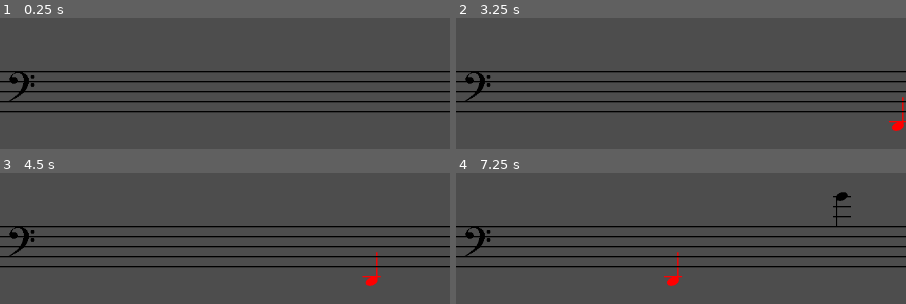
Above: before the commit, frames 1-4 (two rows, left to right).
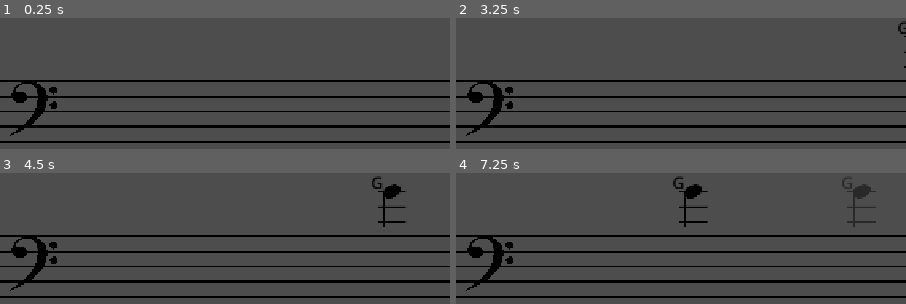
Above: after the commit, the same moments.

Repository: ethanwhall389/note-read
Game: Godot game, scene res://scenes/levels/level01.tscn
Same seed, same stepped clock (60 frames per second), same inputs: the game is played once before the commit and once after it. The project has no main scene, so this scene is started directly.
Inputs:
- Up to frame 1 (0.25 s): no input
- Up to frame 2 (3.25 s): tap Enter at 0.5, 2 s; tap Space at 1.25, 2.75 s
- Up to frame 3 (4.5 s): no input
- Up to frame 4 (7.25 s): no input

The runs differ from the first frame. In frame 1, 9.5% of the frame differs, in the area x 0-100%, y 40-96%; in frame 2, 9.8%; in frame 3, 10%; in frame 4, 11%, in the area x 0-100%, y 2-96%.

Commit message:
notes fade before destruction

Diff:
--- a/new-game-project/assets/art/note/ledger-line.svg
+++ b/new-game-project/assets/art/note/ledger-line.svg
@@ -1,5 +1,5 @@
 <?xml version="1.0" encoding="UTF-8"?>
-<svg id="Layer_1" xmlns="http://www.w3.org/2000/svg" version="1.1" viewBox="0 0 98.8 5">
+<svg id="Layer_1" xmlns="http://www.w3.org/2000/svg" version="1.1" viewBox="0 0 167.8 13.7">
   <!-- Generator: Adobe Illustrator 29.1.0, SVG Export Plug-In . SVG Version: 2.1.0 Build 142)  -->
   <defs>
     <style>
@@ -7,9 +7,9 @@
         fill: none;
         stroke: #fff;
         stroke-miterlimit: 10;
-        stroke-width: 5px;
+        stroke-width: 9px;
       }
     </style>
   </defs>
-  <line class="st0" x1="98.8" y1="2.5" y2="2.5"/>
+  <line class="st0" x1="5.3" y1="6.9" x2="162.5" y2="6.9"/>
 </svg>
--- a/new-game-project/assets/art/note/stem.svg
+++ b/new-game-project/assets/art/note/stem.svg
@@ -1,5 +1,5 @@
 <?xml version="1.0" encoding="UTF-8"?>
-<svg id="Layer_1" xmlns="http://www.w3.org/2000/svg" version="1.1" viewBox="0 0 7 156.3">
+<svg id="Layer_1" xmlns="http://www.w3.org/2000/svg" version="1.1" viewBox="0 0 12.4 209.2">
   <!-- Generator: Adobe Illustrator 29.1.0, SVG Export Plug-In . SVG Version: 2.1.0 Build 142)  -->
   <defs>
     <style>
@@ -7,9 +7,9 @@
         fill: none;
         stroke: #fff;
         stroke-miterlimit: 10;
-        stroke-width: 7px;
+        stroke-width: 9px;
       }
     </style>
   </defs>
-  <line class="st0" x1="3.5" y1="156.3" x2="3.5"/>
+  <line class="st0" x1="6.2" y1="198.6" x2="6.2" y2="10.6"/>
 </svg>
--- a/new-game-project/autoload/game_manager.gd
+++ b/new-game-project/autoload/game_manager.gd
@@ -1,8 +1,8 @@
 extends Node
 
-var current_level = 4
+var current_level = 5
 
-const Staff_Line_Height = 8.0
+const Staff_Line_Height = 12.0
 
 const Levels = {
 	1: [{"note": "C1"}, {"note": "D1"}, {"note": "E1"}, {"note": "F1"}, {"note": "G1"}, {"emphasis_indexes": [1]}],
@@ -10,6 +10,7 @@
 	#level 3 for testing all notes
 	3: [{"note": "C1"}, {"note": "D1"}, {"note": "E1"}, {"note": "F1"}, {"note": "G1"}, {"note": "A1"}, {"note": "B1"}, {" …(233 unchanged characters)…
 	4: [{"note": "C1"}, {"note": "D1"}, {"note": "E1"}, {"note": "C3"}, {"note": "D3"}, {"note": "E3"}, {"note": "F3"}, {"note": "G3"}, {"note": "A3"}, {"emphasis_indexes": [1]}],
+	5: [{"note": "G3"}, {"note": "A3"}, {"emphasis_indexes": [1]}],
 }
 
 const Difficulty_Level = {
--- a/new-game-project/entities/note.gd
+++ b/new-game-project/entities/note.gd
@@ -41,10 +41,11 @@
 	# find out if stem is down
 		# if so, move it accordingly
 	if stem_up == true:
-		$Stem.position = Vector2(8.135, -24.38)
+		$Stem.position = Vector2(12.0, -28.0)
 	else:
-		$Stem.position = Vector2(-8.0, 24.0)
+		$Stem.position = Vector2(-12.0, 30.0)
 
+	$Label.text = note_data.name
 
 	"""
 	for child in $LinesCrossThrough.get_children():
@@ -61,6 +62,9 @@
 		main_ledger_offset_y = GameManager.Staff_Line_Height
 	"""
 
-	#var current_x_pos = $LedgerLine02.global_position.x
-	#var current_y_pos = $LedgerLine02.global_position.y
-	#$LedgerLine02.global_position = Vector2(current_x_pos, current_y_pos + (main_ledger_offset_y * ledger_direction))
+func destroy_note() -> void:
+	#fade out
+	var tween = create_tween()
+	tween.tween_property(self, "modulate:a", 0.0, 0.5) #0.5 = duration in seconds
+	#tween_callback fires after the tween finishes
+	tween.tween_callback(queue_free)
--- a/new-game-project/entities/note.tscn
+++ b/new-game-project/entities/note.tscn
@@ -6,18 +6,22 @@
 [ext_resource type="Texture2D" uid="uid://dq1o3vrlwdhu4" path="res://assets/art/note/ledger-line.svg" id="3_tggj4"]
 
 [sub_resource type="CircleShape2D" id="CircleShape2D_4dkrx"]
+radius = 16.0
+
+[sub_resource type="LabelSettings" id="LabelSettings_4dkrx"]
+font_size = 26
 
 [node name="Note" type="CharacterBody2D" unique_id=340446195]
-modulate = Color(0, 0, 0, 1)
+modulate = Color(0.16062862, 0.16062862, 0.16062862, 1)
 script = ExtResource("1_4dkrx")
 
 [node name="NoteHead" type="Sprite2D" parent="." unique_id=1577261905]
 position = Vector2(0.13497162, -0.38000488)
-scale = Vector2(0.29, 0.29)
+scale = Vector2(0.45, 0.45)
 texture = ExtResource("1_gb8vh")
 
 [node name="Stem" type="Sprite2D" parent="." unique_id=1387670507]
-position = Vector2(8.134972, -24.380003)
+position = Vector2(11.999999, -28)
 scale = Vector2(0.29, 0.29)
 texture = ExtResource("2_4dkrx")
 
@@ -31,13 +35,13 @@
 
 [node name="LedgerLine02" type="Sprite2D" parent="LinesCrossThrough" unique_id=526764182]
 visible = false
-position = Vector2(0.355, 16)
+position = Vector2(0.355, 24)
 scale = Vector2(0.29, 0.29)
 texture = ExtResource("3_tggj4")
 
 [node name="LedgerLine03" type="Sprite2D" parent="LinesCrossThrough" unique_id=1118111545]
 visible = false
-position = Vector2(0.355, 32)
+position = Vector2(0.355, 48)
 scale = Vector2(0.29, 0.29)
 texture = ExtResource("3_tggj4")
 
@@ -45,22 +49,32 @@
 
 [node name="LedgerLine01" type="Sprite2D" parent="LinesOffset" unique_id=26759295]
 visible = false
-position = Vector2(0.355, 8)
+position = Vector2(0.35499954, 11)
 scale = Vector2(0.29, 0.29)
 texture = ExtResource("3_tggj4")
 
 [node name="LedgerLine02" type="Sprite2D" parent="LinesOffset" unique_id=2078036374]
 visible = false
-position = Vector2(0.355, 24)
+position = Vector2(0.35499954, 35)
 scale = Vector2(0.29, 0.29)
 texture = ExtResource("3_tggj4")
 
 [node name="LedgerLine03" type="Sprite2D" parent="LinesOffset" unique_id=804189222]
 visible = false
-position = Vector2(0.355, 40)
+position = Vector2(0.35499954, 59)
 scale = Vector2(0.29, 0.29)
 texture = ExtResource("3_tggj4")
 
 [node name="CollisionShape2D" type="CollisionShape2D" parent="." unique_id=1431606688]
 shape = SubResource("CircleShape2D_4dkrx")
 debug_color = Color(0, 0.62218535, 0.55086833, 0.41960785)
+
+[node name="Label" type="Label" parent="." unique_id=1600123325]
+offset_left = -33.0
+offset_top = -32.0
+offset_right = -14.0
+offset_bottom = 4.0
+text = "C"
+label_settings = SubResource("LabelSettings_4dkrx")
+horizontal_alignment = 1
+vertical_alignment = 1
--- a/new-game-project/entities/staff.tscn
+++ b/new-game-project/entities/staff.tscn
@@ -6,35 +6,35 @@
 
 [node name="Line2D" type="Line2D" parent="." unique_id=1553016195]
 position = Vector2(0, 16)
-points = PackedVector2Array(-7, 26, 736, 26)
-width = 1.5
+points = PackedVector2Array(-33, 26, 736, 26)
+width = 3.0
 default_color = Color(0, 0, 0, 1)
 
 [node name="Line2D2" type="Line2D" parent="." unique_id=1743195927]
-position = Vector2(0, 32)
-points = PackedVector2Array(-7, 26, 736, 26)
-width = 1.5
+position = Vector2(0, 40)
+points = PackedVector2Array(-33, 26, 736, 26)
+width = 3.0
 default_color = Color(0, 0, 0, 1)
 
 [node name="Line2D3" type="Line2D" parent="." unique_id=1820725288]
-position = Vector2(0, 48)
-points = PackedVector2Array(-7, 26, 736, 26)
-width = 1.5
+position = Vector2(0, 64)
+points = PackedVector2Array(-34, 26, 736, 26)
+width = 3.0
 default_color = Color(0, 0, 0, 1)
 
 [node name="Line2D4" type="Line2D" parent="." unique_id=1225985279]
-position = Vector2(0, 64)
-points = PackedVector2Array(-7, 26, 736, 26)
-width = 1.5
+position = Vector2(0, 88)
+points = PackedVector2Array(-35, 26, 736, 26)
+width = 3.0
 default_color = Color(0, 0, 0, 1)
 
 [node name="Line2D5" type="Line2D" parent="." unique_id=1291125742]
-position = Vector2(0, 80)
-points = PackedVector2Array(-7, 26, 736, 26)
-width = 1.5
+position = Vector2(0, 112)
+points = PackedVector2Array(-35, 26, 736, 26)
+width = 3.0
 default_color = Color(0, 0, 0, 1)
 
 [node name="BassClef" type="Sprite2D" parent="." unique_id=405360142]
-position = Vector2(34.999996, 66)
-scale = Vector2(0.03, 0.03)
+position = Vector2(38.999996, 85)
+scale = Vector2(0.055, 0.055)
 texture = ExtResource("1_panox")
--- a/new-game-project/project.godot
+++ b/new-game-project/project.godot
@@ -23,6 +23,8 @@
 
 window/size/viewport_width=720
 window/size/viewport_height=1280
+window/stretch/mode="canvas_items"
+window/stretch/aspect="expand"
 
 [file_customization]
 
--- a/new-game-project/scenes/levels/level01.tscn
+++ b/new-game-project/scenes/levels/level01.tscn
@@ -5,12 +5,12 @@
 [ext_resource type="PackedScene" uid="uid://1425knegw2y0" path="res://systems/gameplay_controller.tscn" id="3_g0jr5"]
 
 [sub_resource type="RectangleShape2D" id="RectangleShape2D_g0jr5"]
-size = Vector2(737, 155)
+size = Vector2(808, 324)
 
 [node name="Level01" type="Node2D" unique_id=462609379]
 
 [node name="Spawner" parent="." unique_id=1663377936 node_paths=PackedStringArray("spawn_point") instance=ExtResource("2_i4uh8")]
-position = Vector2(0, 45)
+position = Vector2(16, 61)
 spawn_point = NodePath("../Staff/SpawnPoint")
 
 [node name="Timer" type="Timer" parent="Spawner" unique_id=1694116599]
@@ -18,13 +18,13 @@
 autostart = true
 
 [node name="Staff" parent="." unique_id=210088103 instance=ExtResource("1_g0jr5")]
-position = Vector2(0, 44)
+position = Vector2(16, 60)
 
 [node name="SpawnPoint" type="Node2D" parent="Staff" unique_id=659702277]
-position = Vector2(728, 106)
+position = Vector2(744, 138)
 
 [node name="CollisionShape2D" type="CollisionShape2D" parent="Staff" unique_id=781037761]
-position = Vector2(407.5, 67.5)
+position = Vector2(462, 90)
 shape = SubResource("RectangleShape2D_g0jr5")
 
 [node name="GameplayController" parent="." unique_id=1336935545 node_paths=PackedStringArray("spawner") instance=ExtResource("3_g0jr5")]
--- /dev/null
+++ b/new-game-project/scenes/ui/note_selection_ui.gd
@@ -0,0 +1,6 @@
+extends CanvasLayer
+
+signal  note_selected(note_name: String)
+
+func _on_button_g_pressed() -> void:
+	note_selected.emit("G")
--- /dev/null
+++ b/new-game-project/scenes/ui/note_selection_ui.tscn
@@ -0,0 +1,26 @@
+[gd_scene format=3 uid="uid://c2v0ud36umcml"]
+
+[ext_resource type="Script" uid="uid://b25baoottvr65" path="res://scenes/ui/note_selection_ui.gd" id="1_4tu82"]
+
+[sub_resource type="LabelSettings" id="LabelSettings_keoyt"]
+font_size = 69
+
+[node name="NoteSelectionUi" type="CanvasLayer" unique_id=387254789]
+script = ExtResource("1_4tu82")
+
+[node name="ButtonG" type="Node2D" parent="." unique_id=1418564452]
+position = Vector2(99, 823)
+
+[node name="ButtonG" type="Button" parent="ButtonG" unique_id=1085180663]
+offset_right = 109.0
+offset_bottom = 104.0
+
+[node name="Label" type="Label" parent="ButtonG" unique_id=427933448]
+offset_right = 108.0
+offset_bottom = 107.0
+text = "G"
+label_settings = SubResource("LabelSettings_keoyt")
+horizontal_alignment = 1
+vertical_alignment = 1
+
+[connection signal="pressed" from="ButtonG/ButtonG" to="." method="_on_button_g_pressed"]
--- a/new-game-project/systems/gameplay_controller.gd
+++ b/new-game-project/systems/gameplay_controller.gd
@@ -11,7 +11,7 @@
 
 func _on_note_spawned(note: Node2D, note_data: Dictionary) -> void:
 	spawned_notes.append({"name": note_data.name, "note": note})
-	print("spawned_notes: ", spawned_notes)
+	#print("spawned_notes: ", spawned_notes)
 
 	highlight_current_note()
 
@@ -19,17 +19,18 @@
 
 
 
-func _on_staff_body_exited(body: Node2D) -> void:
+func _on_staff_body_exited(note: Node2D) -> void:
 	print("note exited area")
 	current_note_index += 1
-	body.queue_free()
-	print("current_note_index: ", current_note_index)
+	note.destroy_note()
+	#body.queue_free()
+	#print("current_note_index: ", current_note_index)
 
-	print("current note is now: ", spawned_notes[current_note_index].name)
+	#print("current note is now: ", spawned_notes[current_note_index].name)
 
 	highlight_current_note()
 
 	#make note fade off screen
 
 func highlight_current_note() -> void:
-	spawned_notes[current_note_index].note.modulate = Color.RED
+	spawned_notes[current_note_index].note.modulate = Color("#000000")
--- a/new-game-project/systems/spawner.gd
+++ b/new-game-project/systems/spawner.gd
@@ -36,8 +36,8 @@
 		level_notes.append(notes_registry[key])
 
 
-	print(level_notes)
-	print(emphasis_indexes)
+	#print(level_notes)
+	#print(emphasis_indexes)
 
 
 
Not shown, added: new-game-project/scenes/ui/note_selection_ui.gd.uid
